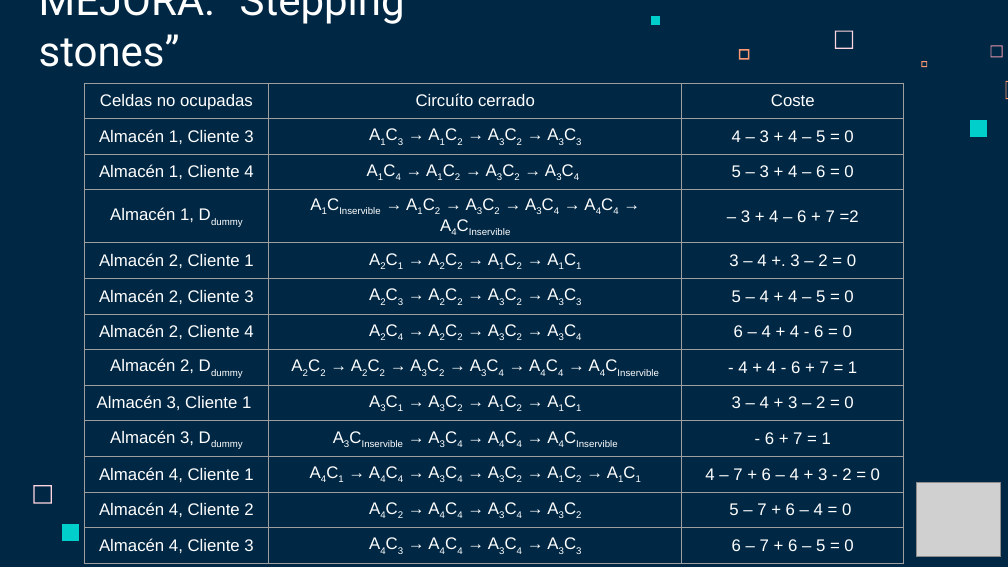
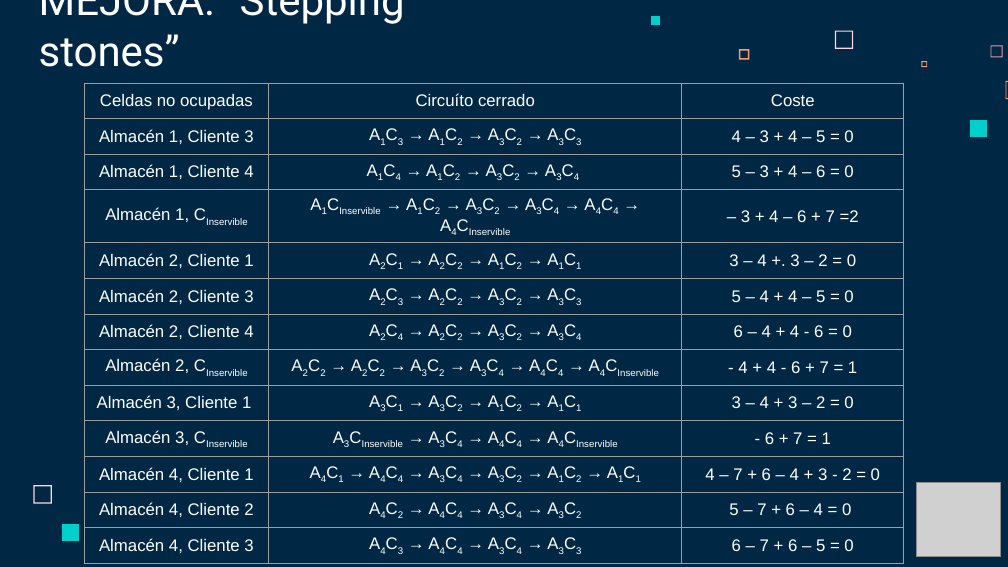
Before and after one commit to Fertry/MASI, a slide deck: slide 37 of Presentación - Problema del Transporte MASI.pptx. Drawn at 1008x567 pixels with LibreOffice and Linux fonts; fonts in the diff are those of the drawing; grey boxes stand for pictures. Boxes give left, top, right and bottom in pixels: in the first picture for what was removed or moved away, otherwise in the second. Text is boxed around its words. In the diff, an @@ line names an element or a change of style, - is before the commit and + after.

```diff
--- a/Presentación - Problema del Transporte MASI.pptx
+++ b/Presentación - Problema del Transporte MASI.pptx
@@ table at box(85, 83, 904, 560) @@
-row 4, column 1: Almacén 1, Ddummy
+row 4, column 1: Almacén 1, CInservible
-row 8, column 1: Almacén 2, Ddummy
+row 8, column 1: Almacén 2, CInservible
-row 10, column 1: Almacén 3, Ddummy
+row 10, column 1: Almacén 3, CInservible
```
Also in this commit, not shown: 1 other slide changed, 2 other files.
